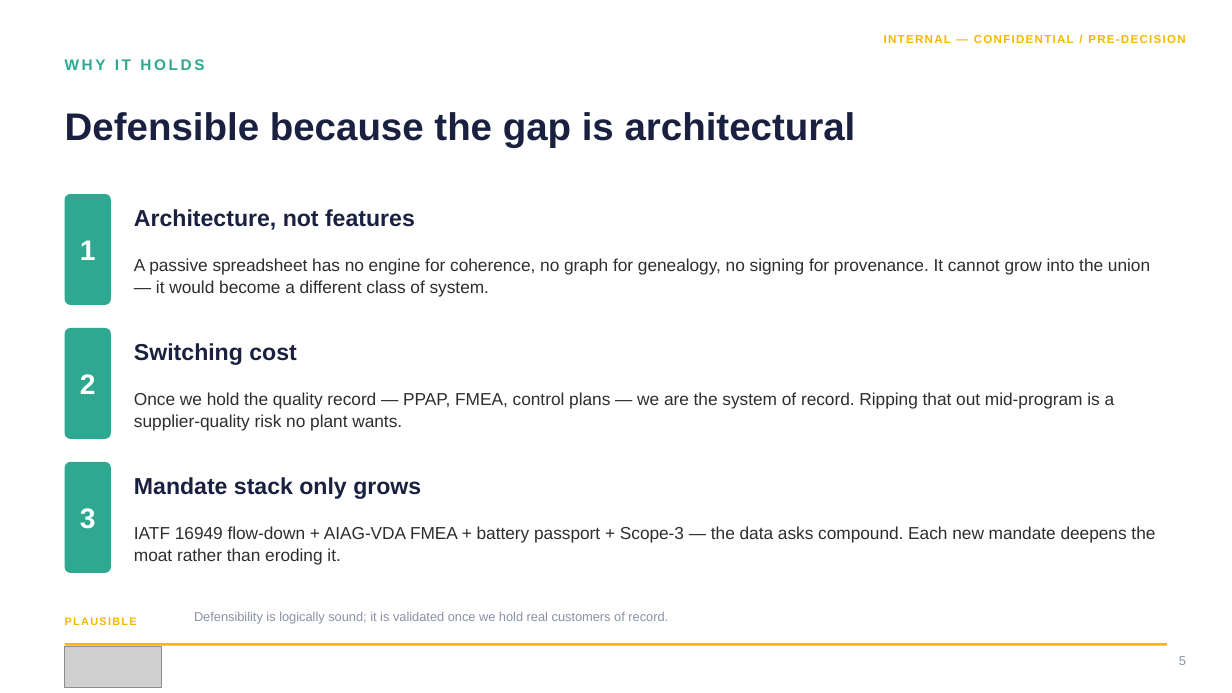
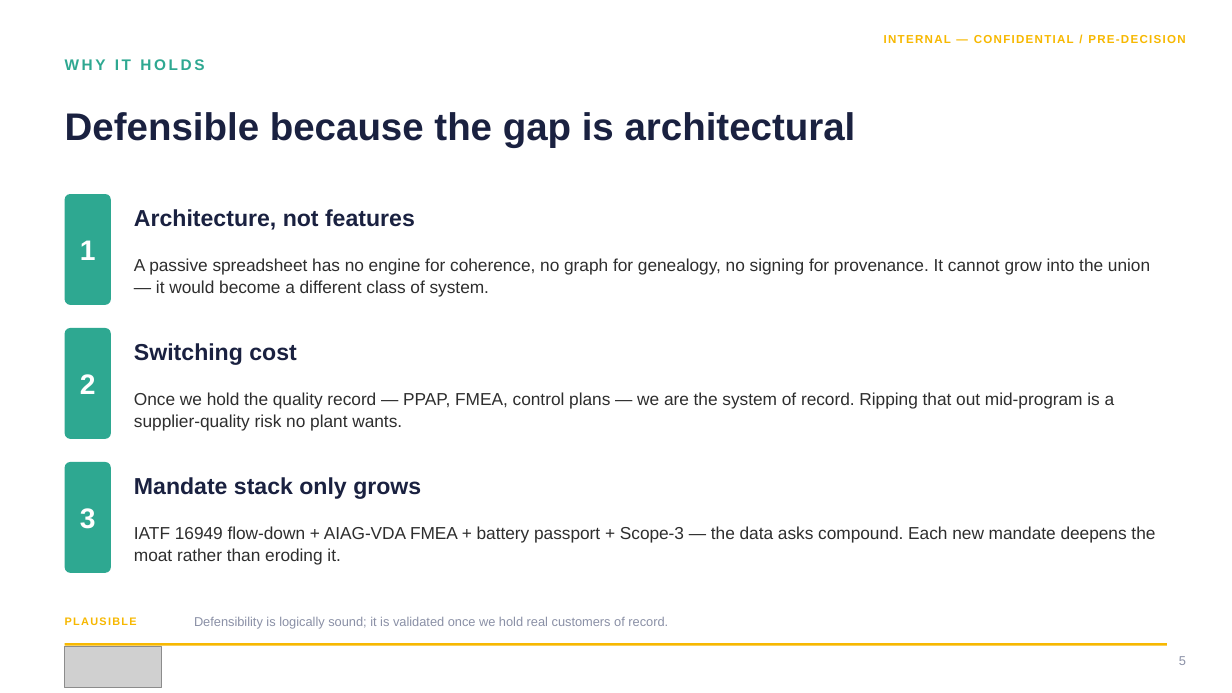
Before and after one commit to khaaliswooden-max/vblx, a slide deck: slide 5 of branded_docs/VBX_SQ-OS_Internal.pptx. Drawn at 1232x693 pixels with LibreOffice and Linux fonts; fonts in the diff are those of the drawing; grey boxes stand for pictures. Boxes give left, top, right and bottom in pixels: in the first picture for what was removed or moved away, otherwise in the second. Text is boxed around its words. In the diff, an @@ line names an element or a change of style, - is before the commit and + after.

```diff
--- a/branded_docs/VBX_SQ-OS_Internal.pptx
+++ b/branded_docs/VBX_SQ-OS_Internal.pptx
@@ text "Defensibility is logically sound; it ...": place and size @@
-text "Defensibility is logically sound; it ..." at [194, 612, 668, 624]
+text "Defensibility is logically sound; it ..." at [194, 617, 668, 628]
```
Also in this commit, not shown: 4 other slides changed, 2 other files.
